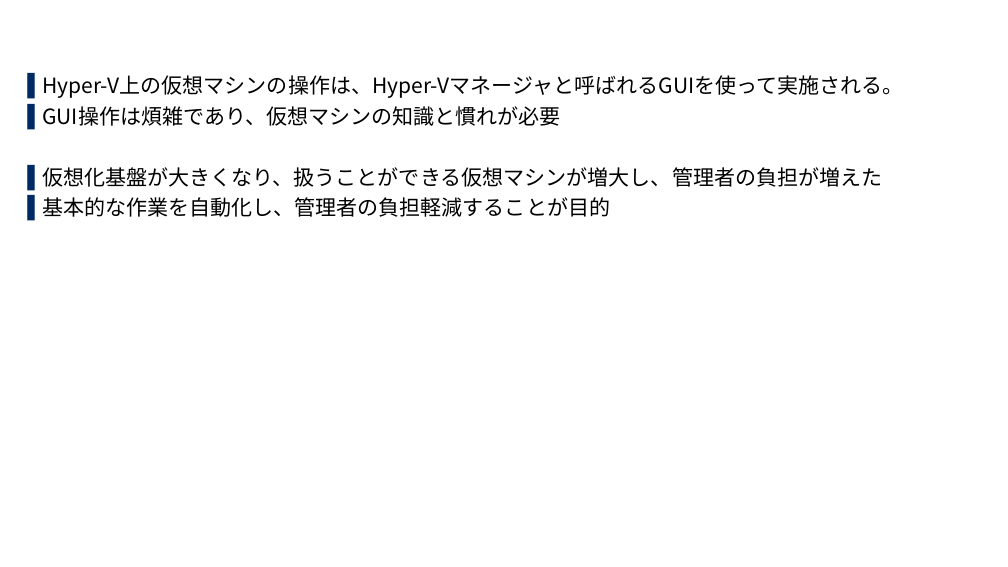
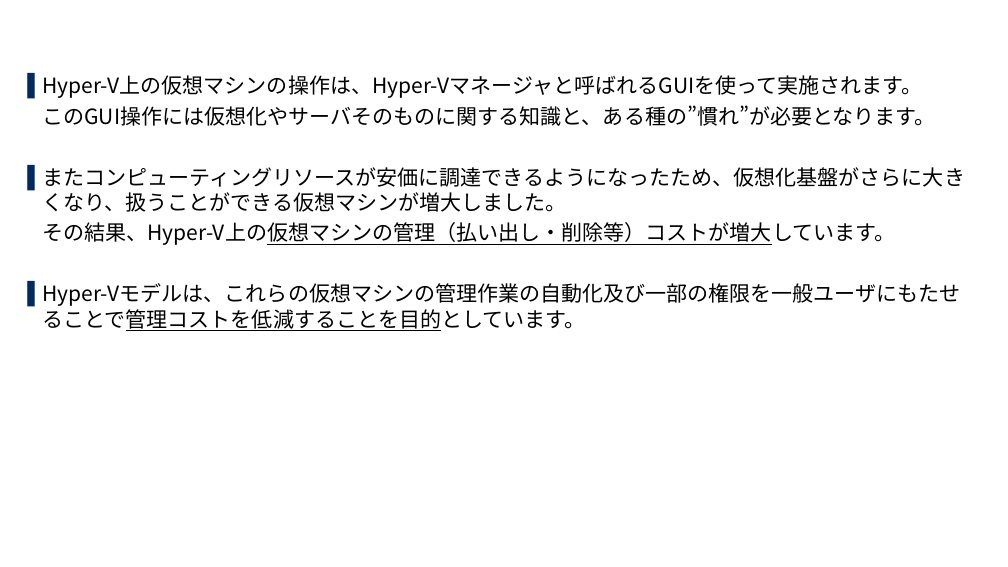
Before and after one commit to exastro-suite/SettingSamples-ITA-HyperV, a slide deck: slide 5 of docs/setting-samples-hyperv-overview_ja.pptx. Drawn at 1008x567 pixels with LibreOffice and Linux fonts; fonts in the diff are those of the drawing; background and template pictures are left out. Boxes give left, top, right and bottom in pixels: in the first picture for what was removed or moved away, otherwise in the second. Text is boxed around its words. In the diff, an @@ line names an element or a change of style, - is before the commit and + after.

```diff
--- a/docs/setting-samples-hyperv-overview_ja.pptx
+++ b/docs/setting-samples-hyperv-overview_ja.pptx
@@ text at <box>42,75,965,331</box>: text changed @@
-▌ Hyper-V上の仮想マシンの操作は、Hyper-Vマネージャと呼ばれるGUIを使って実施される。
-▌ GUI操作は煩雑であり、仮想マシンの知識と慣れが必要
-▌ 仮想化基盤が大きくなり、扱うことができる仮想マシンが増大し、管理者の負担が増えた
-▌ 基本的な作業を自動化し、管理者の負担軽減することが目的
+▌ Hyper-V上の仮想マシンの操作は、Hyper-Vマネージャと呼ばれるGUIを使って実施されます。
+このGUI操作には仮想化やサーバそのものに関する知識と、ある種の”慣れ”が必要となります。
+▌ またコンピューティングリソースが安価に調達できるようになったため、仮想化基盤がさらに大きくなり、扱うことができる仮想マシンが増大しました。
+その結果、Hyper-V上の仮想マシンの管理（払い出し・削除等）コストが増大しています。
+▌ Hyper-Vモデルは、これらの仮想マシンの管理作業の自動化及び一部の権限を一般ユーザにもたせることで管理コストを低減することを目的としています。
```
Also in this commit, not shown: 10 other slides changed, 3 other files.
